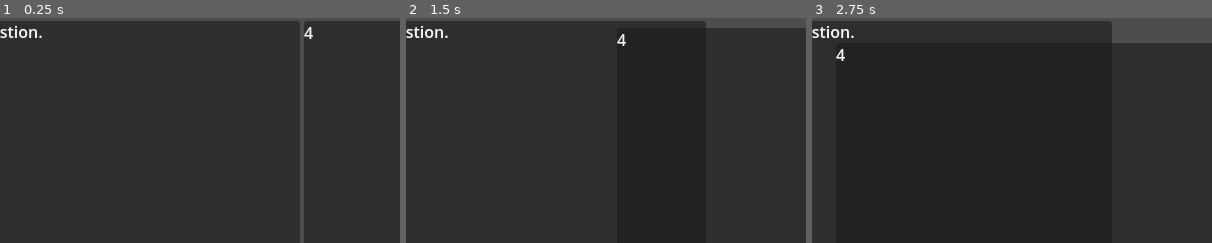
Above: before the commit, frames 1-3 (left to right).
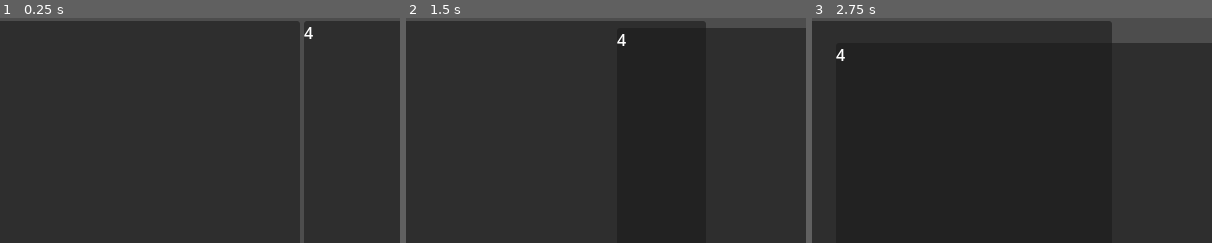
Above: after the commit, the same moments.

Repository: EZPK/GodotAI
Game: Godot game, scene res://scenes/ChatScene.tscn
Same seed, same stepped clock (60 frames per second), same inputs: the game is played once before the commit and once after it.
Inputs (mouse positions are % of the whole screen's width and height, from its top left):
- Up to frame 1 (0.25 s): no input
- Up to frame 2 (1.5 s): tap Enter at 0.5 s; move the mouse to (45, 70) at 0.52 s; click (45, 70) at 0.67 s; tap Space at 1.25 s; drag from (80, 65) to (45, 70) at 1.27 s
- Up to frame 3 (2.75 s): tap Enter at 2 s; move the mouse to (20, 35) at 2.02 s; click (20, 35) at 2.17 s
The pictures show only the part of the screen within x 0-50%, y 50-100%; the shares and areas given below are measured in that part.

The runs differ from the first frame. In frame 1, 0.2% of the frame differs, in the area x 0-11%, y 3-9%; in frame 2, 0.2%; in frame 3, 0.2%.

Commit message:
changing godot display

Diff:
--- a/godot/scenes/ChatScene.tscn
+++ b/godot/scenes/ChatScene.tscn
@@ -35,6 +35,8 @@
 offset_right = 1.0
 offset_bottom = 23.0
 text = "1"
+horizontal_alignment = 1
+vertical_alignment = 1
 
 [node name="TopRight" type="Panel" parent="GridContainer"]
 clip_contents = true
@@ -49,8 +51,9 @@
 offset_left = -1.0
 offset_right = -701.0
 offset_bottom = 223.0
-text = "2"
-horizontal_alignment = 2
+text = "Placeholder pour les images générées par StableDiffusion"
+horizontal_alignment = 1
+vertical_alignment = 1
 
 [node name="BottomLeft" type="Panel" parent="GridContainer"]
 custom_minimum_size = Vector2(600, 400)
@@ -107,4 +110,5 @@
 offset_right = 1.0
 offset_bottom = 23.0
 text = "4"
-horizontal_alignment = 2
+horizontal_alignment = 1
+vertical_alignment = 1
--- a/godot/scripts/ChatUI.gd
+++ b/godot/scripts/ChatUI.gd
@@ -10,13 +10,17 @@
 var stream_lines := []
 var line_index := 0
 var is_streaming := false
+var live_assistant_response := ""
+var chat_lines := [] # Historique du chat
+
+const USER_EMOJI := "🧑"
+const ASSISTANT_EMOJI := "🤖"
 
 func _ready():
-	# print_tree_pretty()
 	add_child(http)
 	add_child(stream_timer)
 	stream_timer.one_shot = false
-	stream_timer.wait_time = 0.05
+	stream_timer.wait_time = 0.03
 	stream_timer.timeout.connect(_on_stream_timer_timeout)
 	http.request_completed.connect(_on_result)
 
@@ -30,7 +34,7 @@
 		printerr("[ChatUI] send_button n'est pas instancié !")
 	if is_instance_valid(chat_history):
 		chat_history.clear()
-		_append_message("Assistant", "Bonjour ! Posez-moi une question.")
+		_append_message("", "Bonjour ! Posez-moi une question.")
 	else:
 		printerr("[ChatUI] chat_history n'est pas instancié !")
 
@@ -46,7 +50,7 @@
 	var url := "http://localhost:8000/txt"
 	var body := {
 		"prompt": message,
-		"stream": false,
+		"stream": false, # active le streaming
 	}
 	var headers := ["Content-Type: application/json"]
 	var err := http.request(url, headers, HTTPClient.METHOD_POST, JSON.stringify(body))
@@ -57,6 +61,9 @@
 		stream_lines.clear()
 		line_index = 0
 		is_streaming = true
+		live_assistant_response = ""
+		chat_lines.append("%s : " % ASSISTANT_EMOJI) # Ligne vide pour la réponse
+		_refresh_chat_history()
 
 func _on_result(_result, _code, _headers, body):
 	stream_buffer = body.get_string_from_utf8()
@@ -68,7 +75,10 @@
 	if line_index >= stream_lines.size():
 		stream_timer.stop()
 		is_streaming = false
-		_append_message("Assistant", chat_history.text.split("Assistant: ")[-1])
+		# À la fin, on fige la réponse finale dans la dernière ligne
+		if chat_lines.size() > 0:
+			chat_lines[chat_lines.size() - 1] = "%s : %s" % [ASSISTANT_EMOJI, live_assistant_response]
+			_refresh_chat_history()
 		return
 
 	var line = stream_lines[line_index].strip_edges()
@@ -79,15 +89,17 @@
 	var json := JSON.new()
 	if json.parse(line) == OK:
 		var token := str(json.data.get("response", ""))
-		if is_instance_valid(chat_history):
-			var current = chat_history.text.split("Assistant: ")[-1]
-			chat_history.text = _format_chat("Assistant", current + token)
+		live_assistant_response += token
+		if chat_lines.size() > 0:
+			chat_lines[chat_lines.size() - 1] = "%s : %s" % [ASSISTANT_EMOJI, live_assistant_response]
+			_refresh_chat_history()
 	else:
 		printerr("Erreur parsing ligne: ", line)
 
 func _append_message(who: String, msg: String):
-	chat_history.append_text("%s: %s\n" % [who, msg])
-	chat_history.scroll_to_line(chat_history.get_line_count())
+	var emoji = USER_EMOJI if who == "Vous" else ASSISTANT_EMOJI
+	chat_lines.append("%s %s: %s" % [emoji, who, msg])
+	_refresh_chat_history()
 
-func _format_chat(who: String, msg: String) -> String:
-	return "%s: %s" % [who, msg]
+func _refresh_chat_history():
+	chat_history.text = String("\n").join(chat_lines)
Not shown, changed: Modelfile
Not shown, added: rapports/universe.log
Not shown, changed: utils/test_services.py
